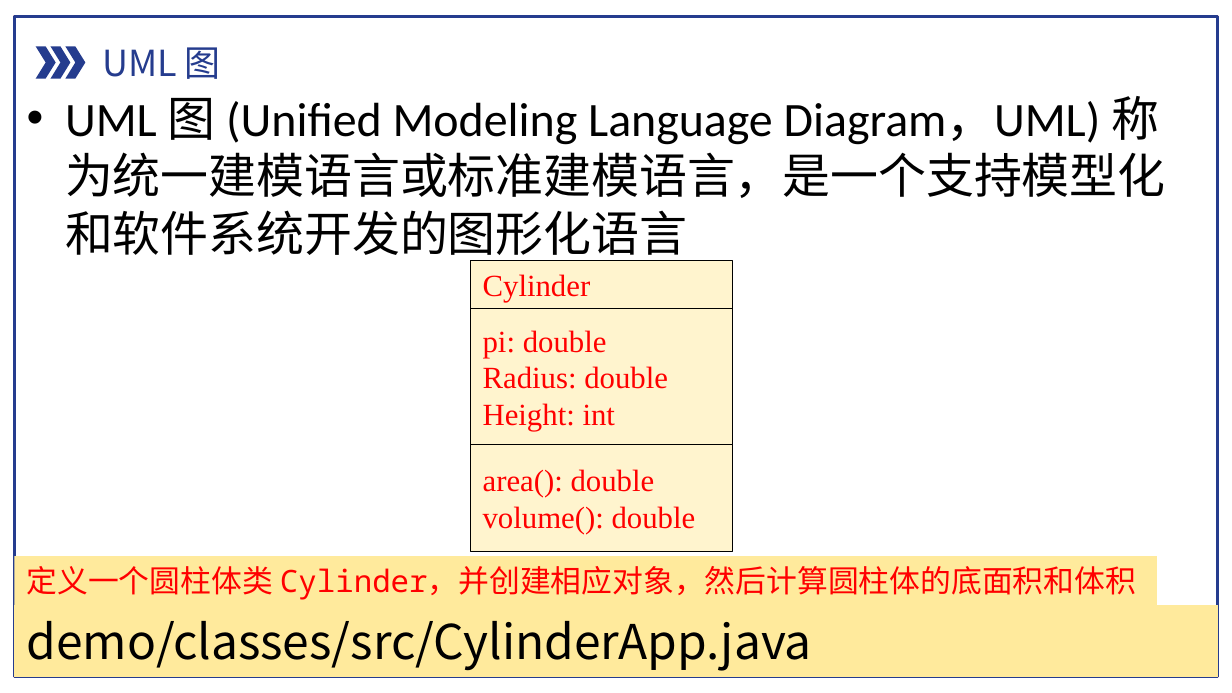
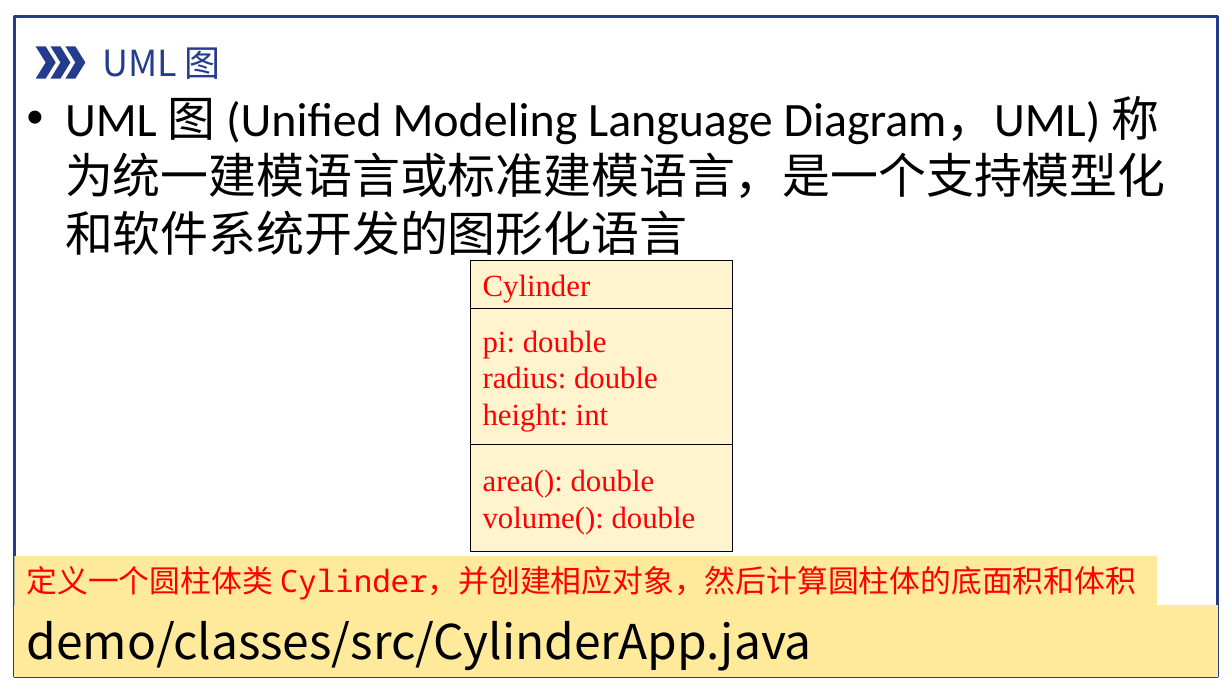
Before and after one commit to pdcxs/java-class-material, a slide deck: slide 14 of slides/05-Java面向对象编程-类与对象.pptx. Drawn at 1232x693 pixels with LibreOffice and Linux fonts; fonts in the diff are those of the drawing. Boxes give left, top, right and bottom in pixels: in the first picture for what was removed or moved away, otherwise in the second. Text is boxed around its words. In the diff, an @@ line names an element or a change of style, - is before the commit and + after.

```diff
--- a/slides/05-Java面向对象编程-类与对象.pptx
+++ b/slides/05-Java面向对象编程-类与对象.pptx
@@ text in rectangle at (x1=483, y1=366, x2=658, y2=432): text changed @@
-Radius: double
-Height: int
+radius: double
+height: int
```
Also in this commit, not shown: 3 other files.
